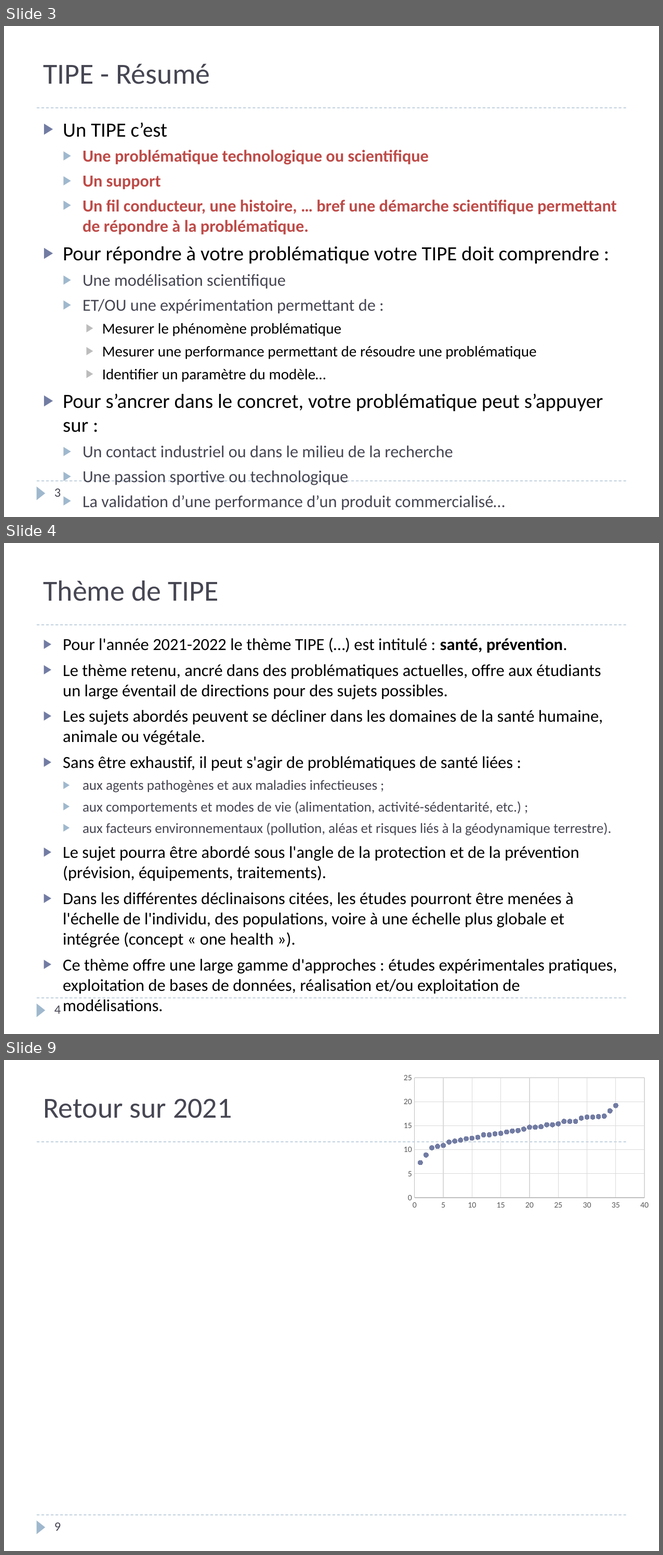
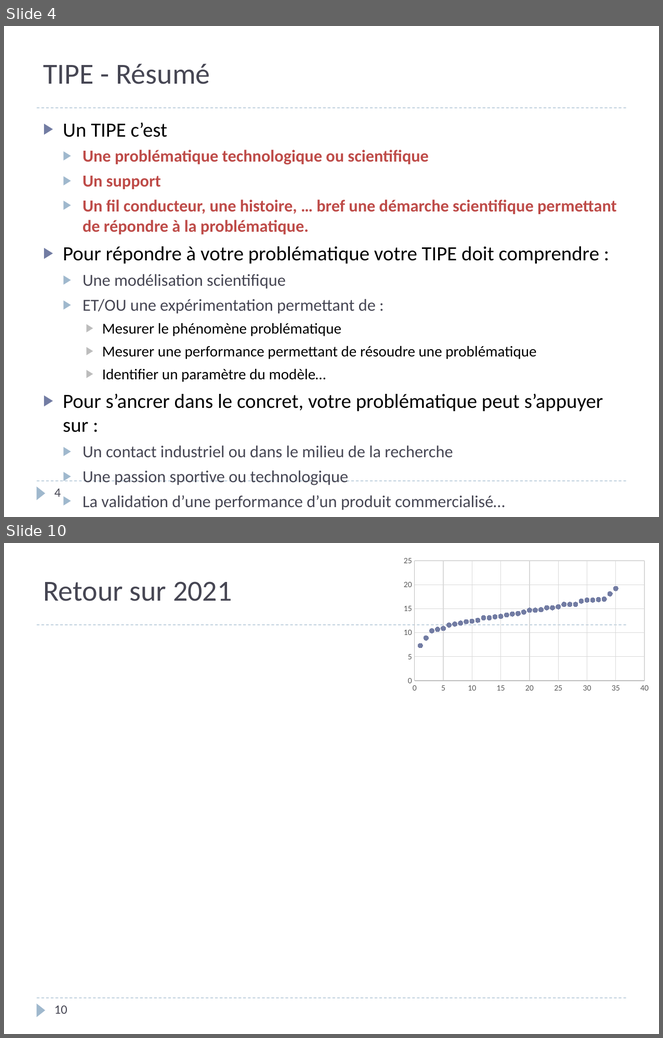
Before and after one commit to xpessoles/TIPE, a slide deck: Introduction_TIPE_2021_2022.pptx. Shown one above the other, each under a label of ours: slides 3, 4 and 9 before the commit, slides 4 and 10 after it; the slides between them are not shown. The pictures are 663x1555 and 663x1038 pixels, drawn with LibreOffice and Linux fonts; fonts in the diff are those of the drawing; grey boxes stand for pictures. Boxes give left, top, right and bottom in pixels: in the first picture for what was removed or moved away, otherwise in the second. Text is boxed around its words. In the diff, an @@ line names an element or a change of style, - is before the commit and + after.

```diff
--- a/Introduction_TIPE_2021_2022.pptx
+++ b/Introduction_TIPE_2021_2022.pptx
@@ slide 4 removed at (4,543,659,1034), background #FFFFFF; not listed: 3 template elements that a slide beside it also shows @@
@@ title removed at (43,580,219,601) @@
-Thème de TIPE
@@ text removed at (63,638,617,994) @@
-▶ Pour l'année 2021-2022 le thème TIPE (…) est intitulé : santé, prévention.
-▶ Le thème retenu, ancré dans des problématiques actuelles, offre aux étudiants un large éventail de directions pour des sujets possibles.
-▶ Les sujets abordés peuvent se décliner dans les domaines de la santé humaine, animale ou végétale.
-▶ Sans être exhaustif, il peut s'agir de problématiques de santé liées :
-  ▶ aux agents pathogènes et aux maladies infectieuses ;
-  ▶ aux comportements et modes de vie (alimentation, activité-sédentarité, etc.) ;
-  ▶ aux facteurs environnementaux (pollution, aléas et risques liés à la géodynamique terrestre).
-▶ Le sujet pourra être abordé sous l'angle de la protection et de la prévention (prévision, équipements, traitements).
-▶ Dans les différentes déclinaisons citées, les études pourront être menées à l'échelle de l'individu, des populations, voire à une échelle plus globale et intégrée (concept « one health »).
-▶ Ce thème offre une large gamme d'approches : études expérimentales pratiques, exploitation de bases de données, réalisation et/ou exploitation de modélisations.
@@ page number removed at (54,1006,61,1014) @@
-4
@@ what was slide 3 is now slide 4 @@
@@ page number at (54,489,61,497): text changed @@
-3
+4
@@ what was slide 9 is now slide 10 @@
@@ page number at (54,1006,67,1014): text changed @@
-9
+10
```
Also in this commit, not shown: 5 slides changed, 2 slides added.
